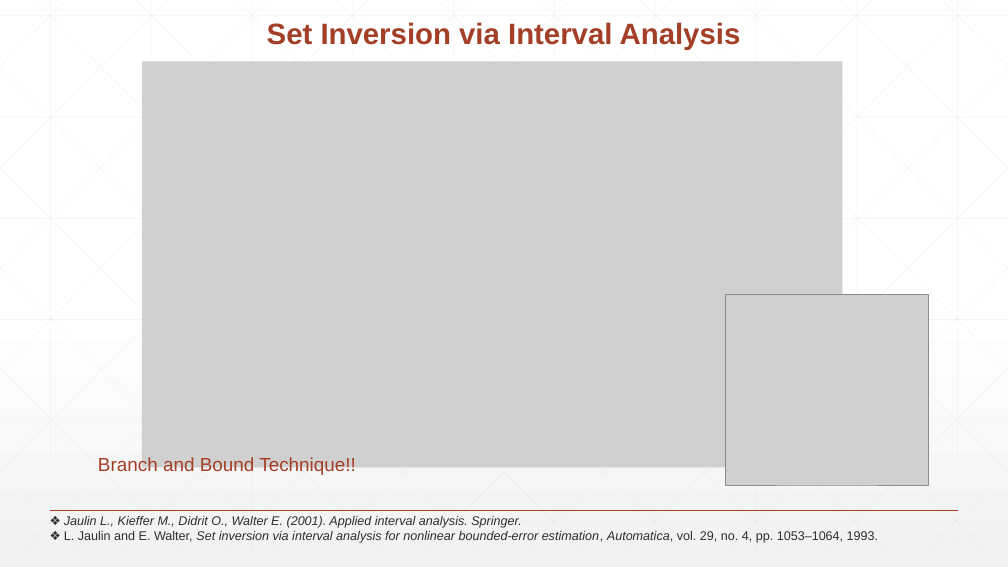
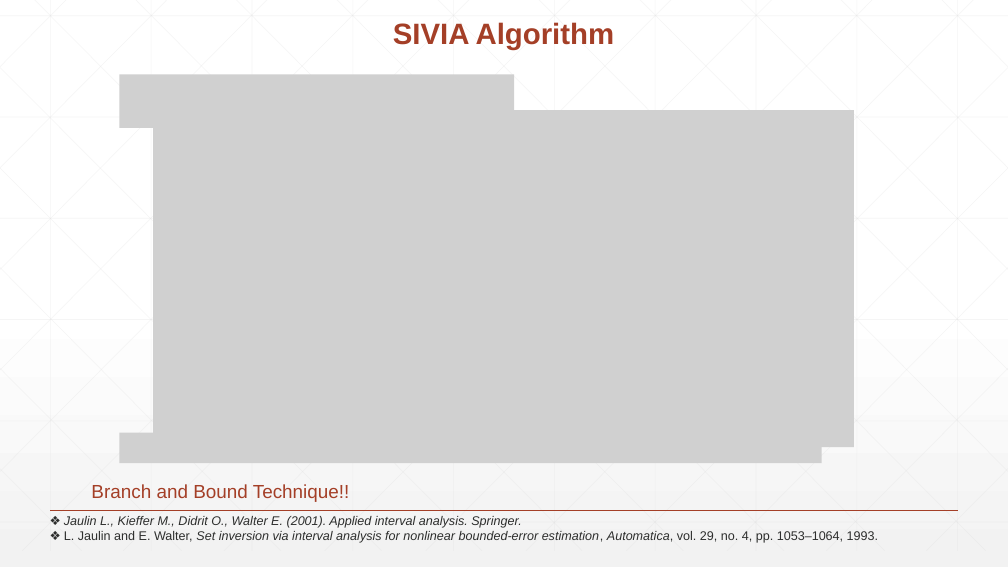
Before and after one commit to knasiotis/postgraduate_thesis, a slide deck: slide 16 of thesis/presentation.pptx (slide 12 before the commit). Drawn at 1008x567 pixels with LibreOffice and Linux fonts; fonts in the diff are those of the drawing; grey boxes stand for pictures. Boxes give left, top, right and bottom in pixels: in the first picture for what was removed or moved away, otherwise in the second. Text is boxed around its words. In the diff, an @@ line names an element or a change of style, - is before the commit and + after.

```diff
--- a/thesis/presentation.pptx
+++ b/thesis/presentation.pptx
@@ text at (393,22,615,50): text changed @@
-Set Inversion via Interval Analysis
+SIVIA Algorithm
@@ picture added at (119,75,514,129) @@
@@ picture: place and size @@
-picture at (142,61,843,467)
+picture at (154,110,854,448)
@@ picture removed at (725,294,929,485) @@
@@ picture added at (119,433,822,463) @@
@@ text "Branch and Bound Technique!!": place and size @@
-text "Branch and Bound Technique!!" at (98,457,356,475)
+text "Branch and Bound Technique!!" at (91,484,350,502)
```
Also in this commit, not shown: 27 other slides changed, 17 slides added, 11 slides removed, 1 other file.
